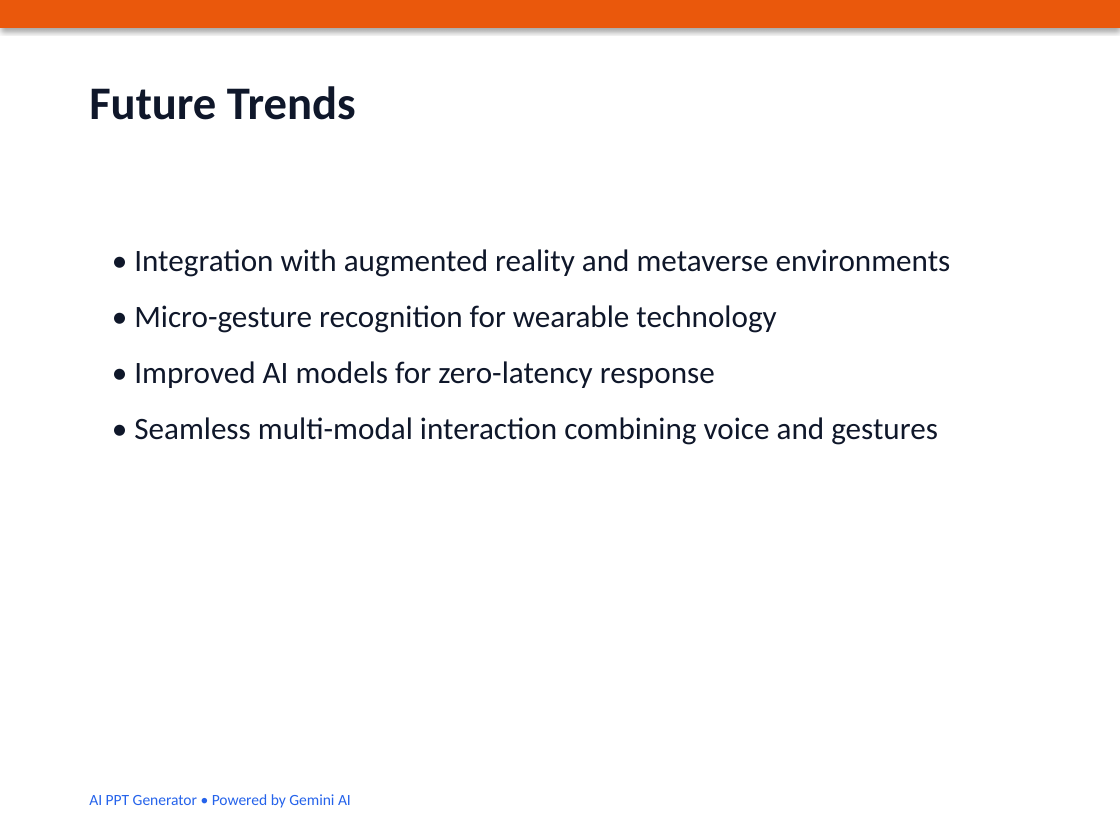
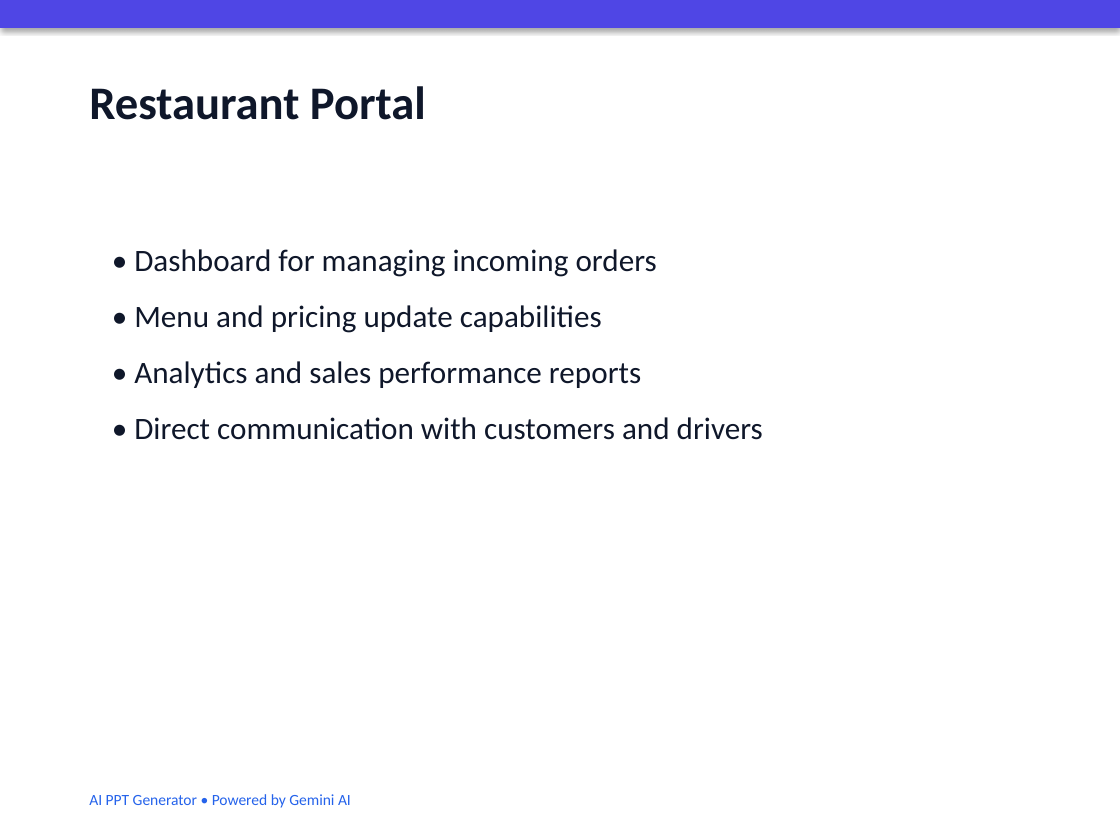
Before and after one commit to boopathi8566/AI-PPT-Generator, a slide deck: slide 4 of generated_ppt/AI_Generated_Presentation.pptx (slide 6 before the commit). Drawn at 1120x840 pixels with LibreOffice and Linux fonts; fonts in the diff are those of the drawing. Boxes give left, top, right and bottom in pixels: in the first picture for what was removed or moved away, otherwise in the second. Text is boxed around its words. In the diff, an @@ line names an element or a change of style, - is before the commit and + after.

```diff
--- a/generated_ppt/AI_Generated_Presentation.pptx
+++ b/generated_ppt/AI_Generated_Presentation.pptx
@@ rectangle at <box>0,0,1120,28</box>: fill #EA580C to #4F46E5 @@
@@ text at <box>89,86,426,120</box>: text changed @@
-Future Trends
+Restaurant Portal
@@ text at <box>134,249,763,440</box>: text changed @@
-• Integration with augmented reality and metaverse environments
-• Micro-gesture recognition for wearable technology
-• Improved AI models for zero-latency response
-• Seamless multi-modal interaction combining voice and gestures
+• Dashboard for managing incoming orders
+• Menu and pricing update capabilities
+• Analytics and sales performance reports
+• Direct communication with customers and drivers
```
Also in this commit, not shown: 2 other slides changed, 3 slides added, 4 slides removed, 2 other files.
